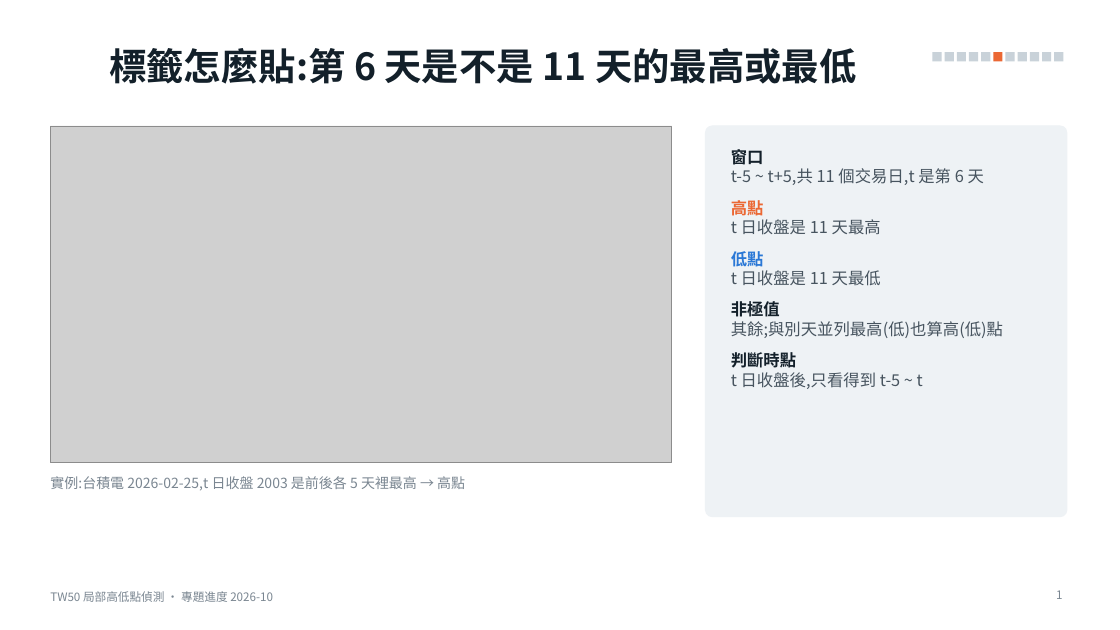
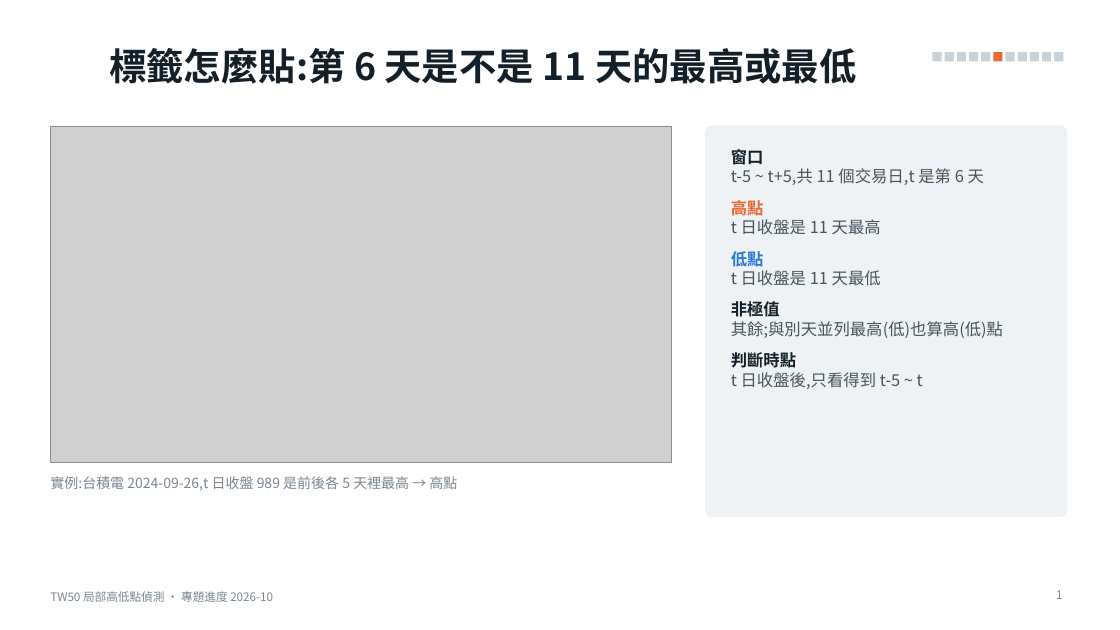
Before and after one commit to alextixu/fcukproject, a slide deck: slide 1 of method_kline_peak/report/TW50_局部高低點_專題進度.pptx. Drawn at 1120x630 pixels with LibreOffice and Linux fonts; fonts in the diff are those of the drawing; grey boxes stand for pictures. Boxes give left, top, right and bottom in pixels: in the first picture for what was removed or moved away, otherwise in the second. Text is boxed around its words. In the diff, an @@ line names an element or a change of style, - is before the commit and + after.

```diff
--- a/method_kline_peak/report/TW50_局部高低點_專題進度.pptx
+++ b/method_kline_peak/report/TW50_局部高低點_專題進度.pptx
@@ text at [50, 476, 457, 491]: text changed @@
-實例:台積電 2026-02-25,t 日收盤 2003 是前後各 5 天裡最高 → 高點
+實例:台積電 2024-09-26,t 日收盤 989 是前後各 5 天裡最高 → 高點
```
Also in this commit, not shown: 6 other slides changed, 6 other files.
